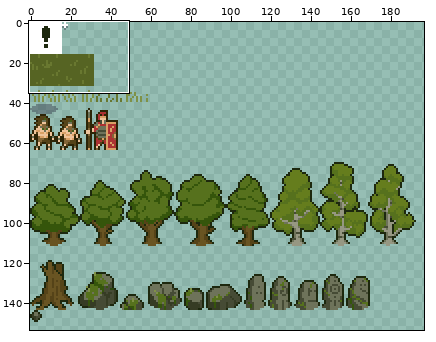
Sprite sheet -- src/sprites.png. The first picture is a wide view before the edit; the outline marks the close-up.
Close-up. Before:
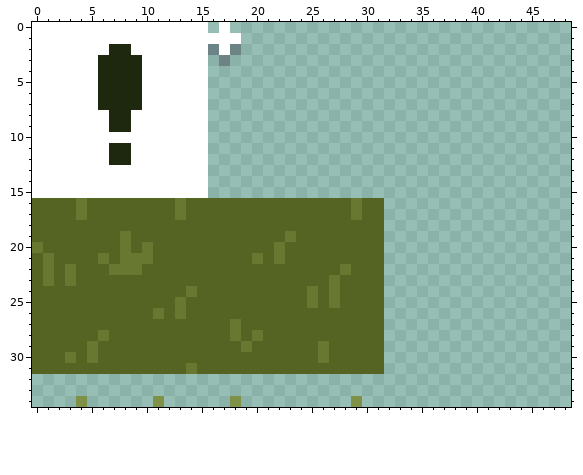
The file is 256x512 pixels. Colours within 5 levels of each other are drawn and written as one. Shown: x 0..48, y 0..34. The wide view leaves out empty margins. The commit also changed other parts of the picture, which this record leaves out.
Once edited:
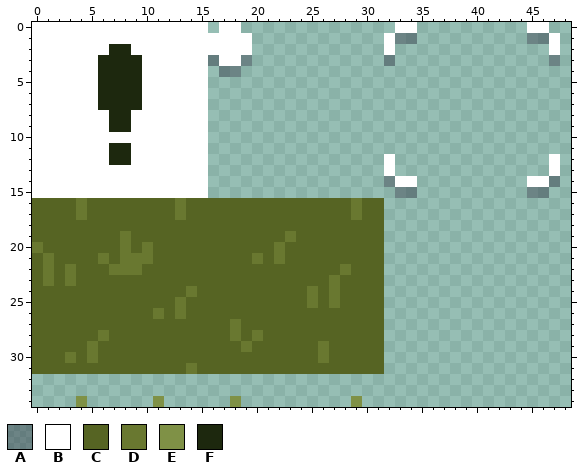
Palette (. is transparent): A #2220345d  B #ffffff  C #566423  D #697830  E #7f9146  F #1d280e
Changes in this commit:
Colour A is added in row 1 at x 33 to 34 and 45 to 46; in row 3 at x 16, 19, 32 and 47; in row 4 at x 17 to 18; in row 14 at x 32 and 47; in row 15 at x 33 to 34 and 45 to 46.
Colour B is added in row 0 at x 18, 33 to 34 and 45 to 46; in rows 1 to 2 at x 19, 32 and 47; in row 3 at x 18; in rows 12 to 13 at x 32 and 47; in row 14 at x 33 to 34 and 45 to 46.
Colour B replaces colour A in row 2 at x 16 and 18; in row 3 at x 17.
